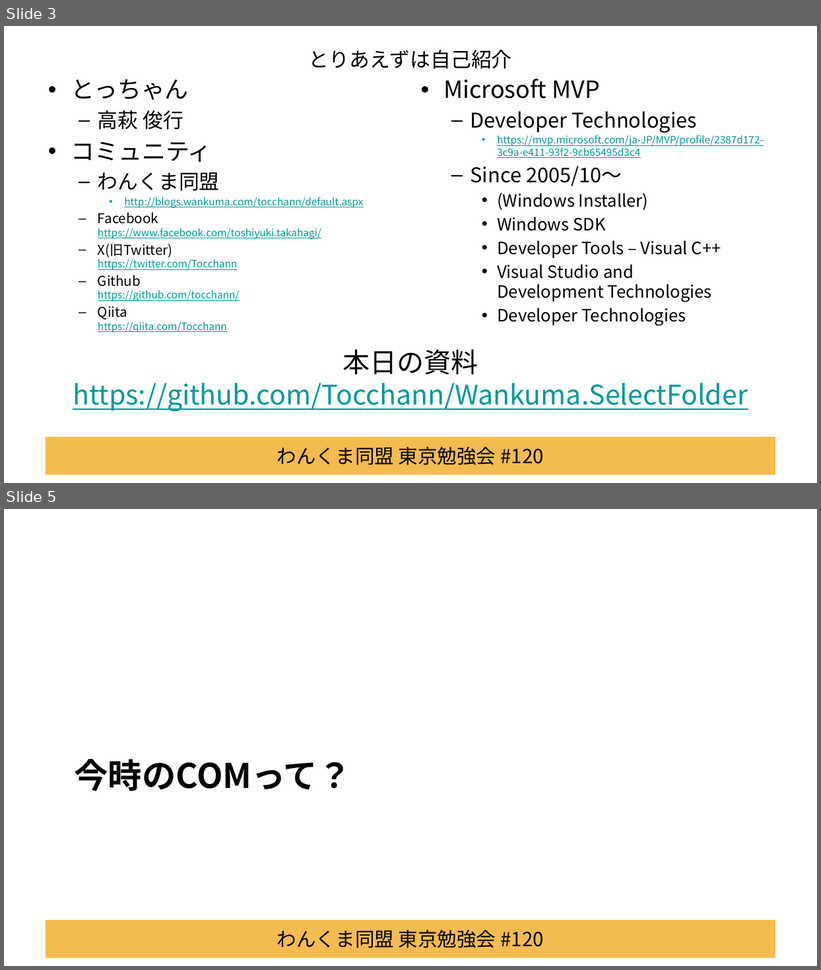
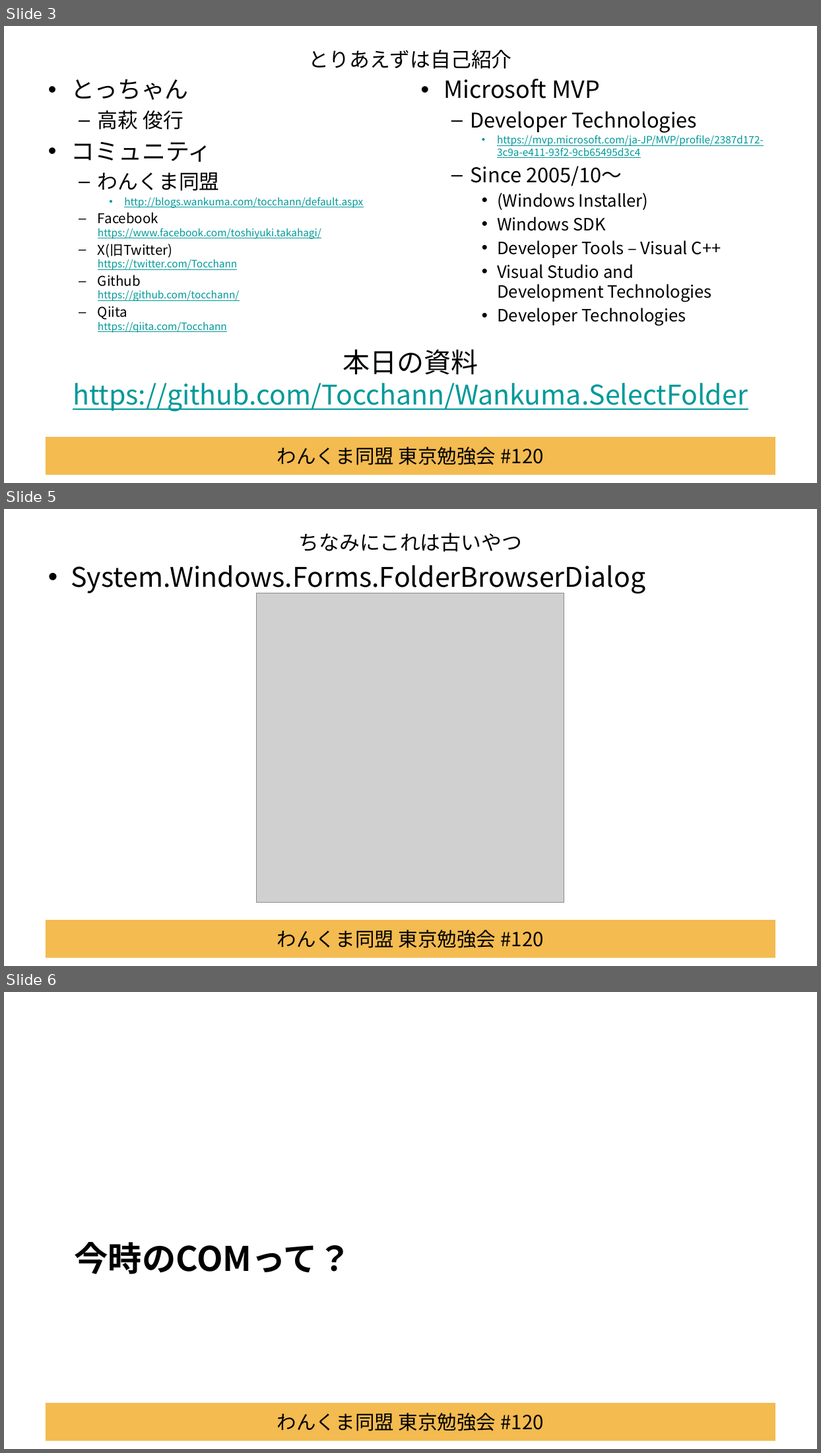
Before and after one commit to Tocchann/Wankuma.SelectFolder, a slide deck: SessionFiles/IFileOpenDialog版フォルダ選択ダイアログを作ってみた.pptx. Shown one above the other, each under a label of ours: slides 3 and 5 before the commit, slides 3, 5 and 6 after it; the slides between them are not shown. The pictures are 821x970 and 821x1453 pixels, drawn with LibreOffice and Linux fonts; fonts in the diff are those of the drawing; grey boxes stand for pictures; background and template pictures are left out. Boxes give left, top, right and bottom in pixels: in the first picture for what was removed or moved away, otherwise in the second. Text is boxed around its words. In the diff, an @@ line names an element or a change of style, - is before the commit and + after.

Commit message:
古いフォルダ選択ダイアログ画面を追加 若干調整

```diff
--- a/SessionFiles/IFileOpenDialog版フォルダ選択ダイアログを作ってみた.pptx
+++ b/SessionFiles/IFileOpenDialog版フォルダ選択ダイアログを作ってみた.pptx
@@ slide 5 added at (x1=4, y1=509, x2=817, y2=966), background #FFFFFF; not listed: 1 template element that a slide beside it also shows @@
@@ title added at (x1=299, y1=533, x2=522, y2=552), 24 pt, text #000000 @@
+ちなみにこれは古いやつ
@@ text added at (x1=71, y1=565, x2=646, y2=594), 32 pt, text #000000 @@
+• System.Windows.Forms.FolderBrowserDialog
@@ picture added at (x1=257, y1=593, x2=564, y2=903) @@
@@ what was slide 5 is now slide 6 @@
```
Also in this commit, not shown: 3 slides changed.
